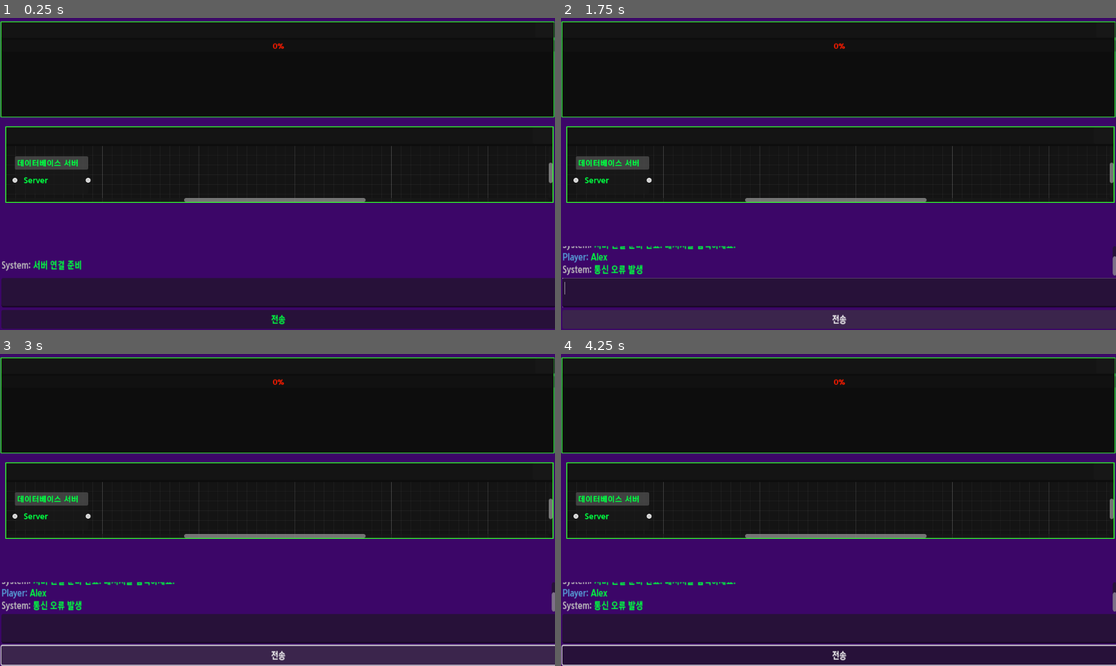
Above: before the commit, frames 1-4 (two rows, left to right).
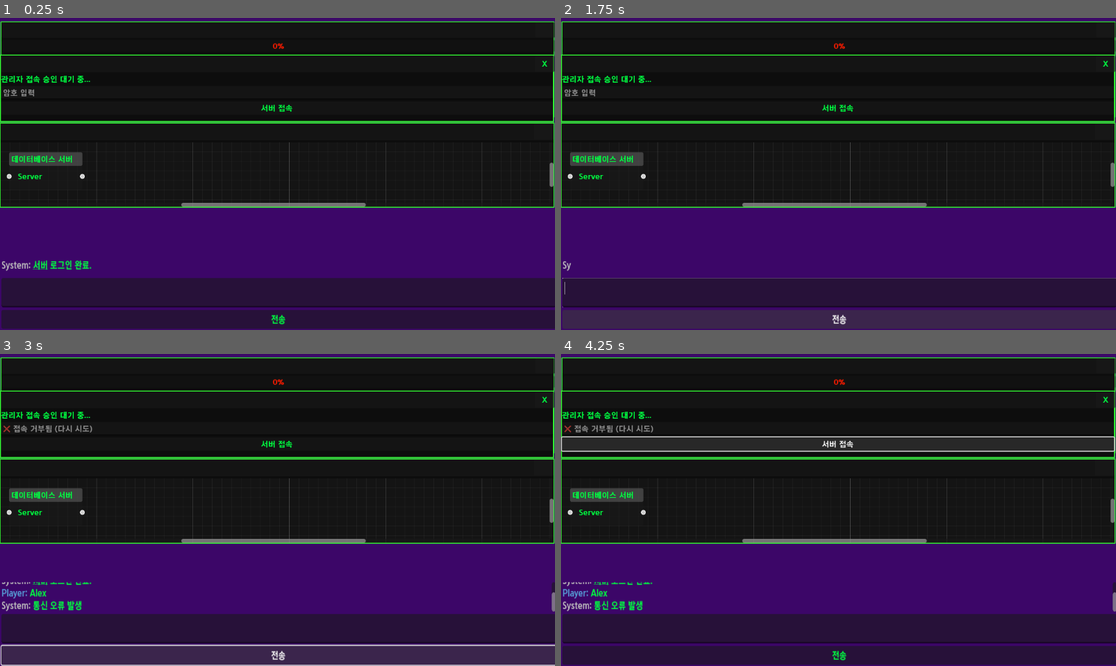
Above: after the commit, the same moments.

Repository: rorena15/llm_game
Game: Godot game, scene res://desktop.tscn
Same seed, same stepped clock (60 frames per second), same inputs: the game is played once before the commit and once after it. This scene is started directly instead of the project's main scene.
Inputs (mouse positions are in pixels of both pictures, inside the frame that each line leads up to):
- Up to frame 1 (0.25 s): no input
- Up to frame 2 (1.75 s): click (838, 292) at 0.52 s; type "Alex" at 0.6 s; click "전송" at 1.25 s
- Up to frame 3 (3 s): click (277, 444) at 2 s, where only the run after the commit has a clickable "서버 접속"; click "전송" at 2.75 s
- Up to frame 4 (4.25 s): click (838, 444) at 3.5 s, where only the run after the commit has a clickable "서버 접속"

The runs differ from the first frame. In frame 1, 8.3% of the frame differs, in the area x 0-100%, y 11-81%; in frame 2, 8.8%; in frame 3, 8.4%; in frame 4, 15%, in the area x 0-100%, y 11-100%.

Commit message:
버그 수정 및 데이터 1단계 설계

Diff:
--- /dev/null
+++ b/godot_project/socialengineeer/app_server.gd
@@ -0,0 +1,51 @@
+extends PanelContainer
+
+# 정답 비밀번호 (나중에는 Global 변수나 시나리오에서 받아올 수도 있음)
+const TARGET_PASSWORD = "bluesky2024"
+
+@onready var password_input = $Layout/ContentArea/LoginContainer/PasswordInput
+@onready var login_button = $Layout/ContentArea/LoginContainer/LoginButton
+@onready var login_container = $Layout/ContentArea/LoginContainer
+@onready var secret_data = $Layout/ContentArea/SecretData
+
+func _ready():
+	# 닫기 버튼
+	$Layout/TitleBar/CloseButton.pressed.connect(queue_free)
+
+	# 로그인 버튼 연결
+	login_button.pressed.connect(_on_login_button_pressed)
+
+	# 엔터키 연결 (UX 편의성)
+	password_input.text_submitted.connect(func(text): _on_login_button_pressed())
+
+func _on_login_button_pressed():
+	var input_text = password_input.text.strip_edges()
+
+	if input_text == TARGET_PASSWORD:
+		_show_success_screen()
+	else:
+		_show_fail_animation()
+
+func _show_success_screen():
+	# 로그인 창 숨기고 기밀 문서 보여주기
+	login_container.visible = false
+	secret_data.visible = true
+
+	# 멋진 해커 텍스트 출력
+	secret_data.text = """
+	[color=green]✅ ACCESS GRANTED[/color]
+
+	[b]PROJECT: SHADOW[/b]
+	-------------------------
+	일급 기밀 문서 접근 승인.
+
+	대상: 김철수
+	내용: 법인 카드 불법 사용 내역 확보됨.
+	...
+	(다음 미션 암시 내용)
+	"""
+
+func _show_fail_animation():
+	password_input.text = ""
+	password_input.placeholder_text = "❌ 접속 거부됨 (다시 시도)"
+	# 여기에 '화면 흔들림'이나 '빨간색 깜빡임' 효과를 넣으면 더 좋습니다.
--- /dev/null
+++ b/godot_project/socialengineeer/app_server.tscn
@@ -0,0 +1,34 @@
+[gd_scene load_steps=3 format=3 uid="uid://c4xv0uwge8ybf"]
+
+[ext_resource type="PackedScene" uid="uid://c0ngimr0turuu" path="res://windowBase.tscn" id="1_lmety"]
+[ext_resource type="Script" path="res://app_server.gd" id="2_kf3ox"]
+
+[node name="App_Server" instance=ExtResource("1_lmety")]
+offset_right = 1151.0
+offset_bottom = 139.0
+script = ExtResource("2_kf3ox")
+
+[node name="TitleLabel" parent="Layout/TitleBar" index="0"]
+text = ""
+
+[node name="LoginContainer" type="VBoxContainer" parent="Layout/ContentArea" index="0"]
+layout_mode = 2
+
+[node name="Label" type="Label" parent="Layout/ContentArea/LoginContainer" index="0"]
+layout_mode = 2
+text = "관리자 접속 승인 대기 중..."
+
+[node name="PasswordInput" type="LineEdit" parent="Layout/ContentArea/LoginContainer" index="1"]
+layout_mode = 2
+placeholder_text = "암호 입력"
+secret = true
+
+[node name="LoginButton" type="Button" parent="Layout/ContentArea/LoginContainer" index="2"]
+layout_mode = 2
+text = "서버 접속"
+
+[node name="SecretData" type="RichTextLabel" parent="Layout/ContentArea" index="1"]
+visible = false
+layout_mode = 2
+text = "Confidential: 시스템 루트 암호 변경 이력 *****(데이터 말소)
+Database Password : admin123"
--- a/godot_project/socialengineeer/desktop.tscn
+++ b/godot_project/socialengineeer/desktop.tscn
@@ -1,7 +1,8 @@
-[gd_scene load_steps=3 format=3 uid="uid://cr3km66yqn7u8"]
+[gd_scene load_steps=4 format=3 uid="uid://cr3km66yqn7u8"]
 
 [ext_resource type="PackedScene" uid="uid://b6cie3806kkr1" path="res://app_board.tscn" id="1_vpvrq"]
 [ext_resource type="PackedScene" uid="uid://cx7l83cxv4drh" path="res://app_messenger.tscn" id="2_emugc"]
+[ext_resource type="PackedScene" uid="uid://c4xv0uwge8ybf" path="res://app_server.tscn" id="3_58k10"]
 
 [node name="Desktop" type="Control"]
 layout_mode = 3
@@ -22,10 +23,10 @@
 
 [node name="App_Board" parent="." instance=ExtResource("1_vpvrq")]
 layout_mode = 0
-offset_left = 11.0
-offset_top = 225.0
-offset_right = 1149.0
-offset_bottom = 384.0
+offset_left = -1.0
+offset_top = 217.0
+offset_right = 1151.0
+offset_bottom = 394.0
 
 [node name="App_Messenger" parent="." instance=ExtResource("2_emugc")]
 layout_mode = 0
@@ -33,3 +34,9 @@
 offset_top = 7.0
 offset_right = 1151.0
 offset_bottom = 221.0
+
+[node name="App_Server" parent="." instance=ExtResource("3_58k10")]
+layout_mode = 0
+offset_top = 76.0
+offset_right = 1150.0
+offset_bottom = 216.0
--- a/godot_project/socialengineeer/main.gd
+++ b/godot_project/socialengineeer/main.gd
@@ -19,7 +19,7 @@
 	# ⭐ 핵심: 링크(BBCode URL) 클릭 신호 연결
 	chat_output.meta_clicked.connect(_on_meta_clicked)
 
-	add_chat_log("System", "서버 연결 준비 완료. 메시지를 입력하세요.")
+	add_chat_log("System", "서버 로그인 완료.")
 	retry_button.pressed.connect(_on_retry_button_pressed)
 
 func _on_send_button_pressed():
@@ -66,14 +66,16 @@
 	elif sender == "NPC": color = "#CE9178"
 	elif sender == "System": color = "gray"
 
-	# 1. 키워드 자동 감지 및 링크 걸기 (간단한 버전)
-	# "admin123"이나 "Server" 같은 단어가 있으면 클릭 가능한 태그[url]로 감쌉니다.
-	# 형식: [url={"type":"종류", "value":"값"}]화면에보일글자[/url]
-	if "admin123" in message:
-		message = message.replace("admin123", '[url={"type":"password", "value":"admin123"}]admin123[/url]')
+	# 1. 비밀번호 감지 (bluesky2024)
+	if "bluesky2024" in message:
+		# 해당 단어를 클릭 가능한 태그[url]로 감싸기
+		message = message.replace("bluesky2024", '[url={"type":"password", "value":"bluesky2024"}]bluesky2024[/url]')
 
-	if "Server" in message: # 예시: 서버라는 단어도 클릭 가능하게
+	# 2. 서버 감지 (대소문자 무시를 위해 간단히 처리)
+	if "Server" in message or "서버" in message:
+		# "서버"라는 단어가 나오면 무조건 Database Server 노드를 만드는 링크로 변환
 		message = message.replace("Server", '[url={"type":"server", "value":"Database Server"}]Server[/url]')
+		message = message.replace("서버", '[url={"type":"server", "value":"Database Server"}]서버[/url]')
 
 	# 2. 텍스트 추가 (BBCode 적용)
 	chat_output.append_text("\n[color=%s]%s:[/color] %s" % [color, sender, message])
--- a/godot_project/socialengineeer/project.godot
+++ b/godot_project/socialengineeer/project.godot
@@ -22,4 +22,3 @@
 [gui]
 
 theme/custom="res://Hacker_Theme.tres"
-theme/custom_font="res://KoddiUDOnGothic-Regular.ttf"
Not shown, changed: main.py
Not shown, changed: memory_db/chroma.sqlite3
Not shown, added: memory_db/e76a5071-8f53-439f-9422-89725114f017/data_level0.bin
Not shown, added: memory_db/e76a5071-8f53-439f-9422-89725114f017/header.bin
Not shown, added: memory_db/e76a5071-8f53-439f-9422-89725114f017/length.bin
Not shown, added: memory_db/e76a5071-8f53-439f-9422-89725114f017/link_lists.bin
Not shown, changed: scenarios.py
